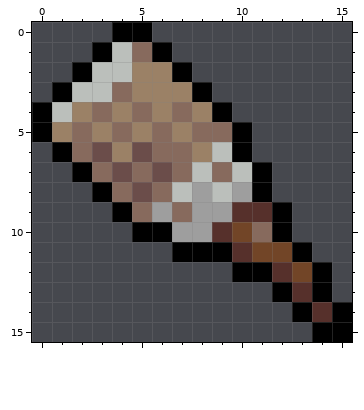
Pixel-art sprite -- Assets/Textures/BackgroundIcons/Painter.png. The first picture shows the starting point.
The file is 32x32 pixels, drawn in blocks of 2x2; one block is one cell here.
Now the later version:
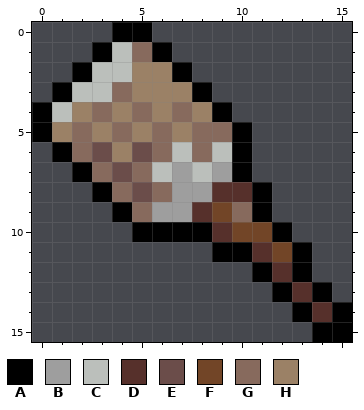
Palette (. is transparent): A #000000  B #9e9e9e  C #bbbfbb  D #56302b  E #6b4d4a  F #724527  G #876a5d  H #9b8166
Difference:
y 6: x 7..8 GH -> CG
y 7: x 6..7 EG -> CB; x 9..11 GCA -> BA.
y 8: x 7 C -> B; x 9..10 CB -> DD
y 9: x 7..12 GBBDDA -> BDFGA.
y 10: x 7..8 BB -> AA; x 11 G -> F
y 11: x 7..8 AA -> ..; x 10..11 DF -> AD
y 12: x 10 A -> .; x 13..14 FA -> A.
